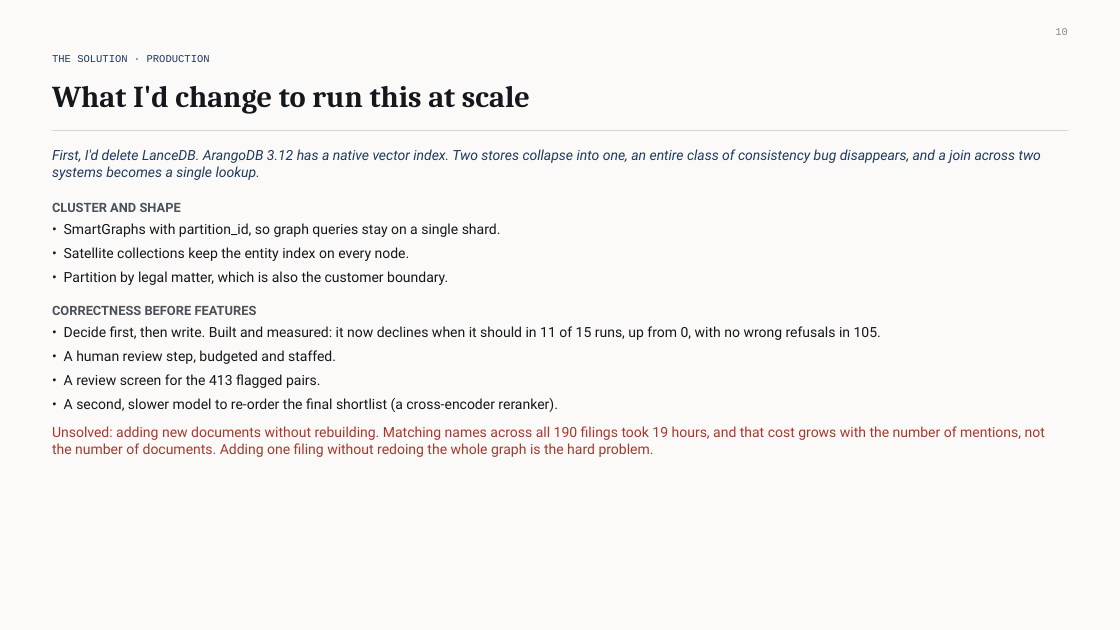
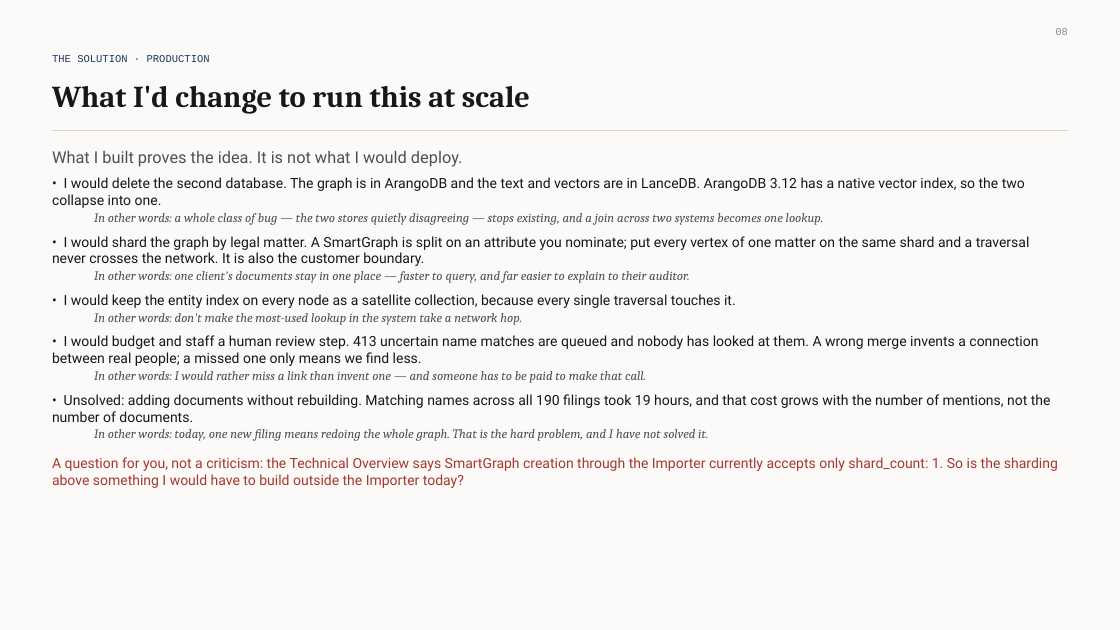
Before and after one commit to extempore66/graph-rag-llm-legal-docs, a slide deck: slide 9 of presos/Graph_RAG_Interview_Deck.pptx (slide 11 before the commit). Drawn at 1120x630 pixels with LibreOffice and Linux fonts; fonts in the diff are those of the drawing. Boxes give left, top, right and bottom in pixels: in the first picture for what was removed or moved away, otherwise in the second. Text is boxed around its words. In the diff, an @@ line names an element or a change of style, - is before the commit and + after.

```diff
--- a/presos/Graph_RAG_Interview_Deck.pptx
+++ b/presos/Graph_RAG_Interview_Deck.pptx
@@ text at (1055,28,1068,35): text changed @@
-10
+08
@@ text at (52,150,1058,488): text changed @@
-First, I'd delete LanceDB. ArangoDB 3.12 has a native vector index. Two stores collapse into one, an entire class of consistency bug disappears, and a join across two systems becomes a single lookup.
-CLUSTER AND SHAPE
-• SmartGraphs with partition_id, so graph queries stay on a single shard.
-• Satellite collections keep the entity index on every node.
-• Partition by legal matter, which is also the customer boundary.
-CORRECTNESS BEFORE FEATURES
-• Decide first, then write. Built and measured: it now declines when it should in 11 of 15 runs, up from 0, with no wrong refusals in 105.
-• A human review step, budgeted and staffed.
-• A review screen for the 413 flagged pairs.
-• A second, slower model to re-order the final shortlist (a cross-encoder reranker).
-Unsolved: adding new documents without rebuilding. Matching names across all 190 filings took 19 hours, and that cost grows with the number of mentions, not the number of documents. Adding one filing without redoing the whole graph is the hard problem.
+What I built proves the idea. It is not what I would deploy.
+• I would delete the second database. The graph is in ArangoDB and the text and vectors are in LanceDB. ArangoDB 3.12 has a native vector index, so the two collapse into one.
+  In other words: a whole class of bug — the two stores quietly disagreeing — stops existing, and a join across two systems becomes one lookup.
+• I would shard the graph by legal matter. A SmartGraph is split on an attribute you nominate; put every vertex of one matter on the same shard and a traversal never crosses the network. It is also the customer boundary.
+  In other words: one client's documents stay in one place — faster to query, and far easier to explain to their auditor.
+• I would keep the entity index on every node as a satellite collection, because every single traversal touches it.
+  In other words: don't make the most-used lookup in the system take a network hop.
+• I would budget and staff a human review step. 413 uncertain name matches are queued and nobody has looked at them. A wrong merge invents a connection between real people; a missed one only means we find less.
+  In other words: I would rather miss a link than invent one — and someone has to be paid to make that call.
+• Unsolved: adding documents without rebuilding. Matching names across all 190 filings took 19 hours, and that cost grows with the number of mentions, not the number of documents.
+  In other words: today, one new filing means redoing the whole graph. That is the hard problem, and I have not solved it.
+A question for you, not a criticism: the Technical Overview says SmartGraph creation through the Importer currently accepts only shard_count: 1. So is the sharding above something I would have to build outside the Importer today?
```
Also in this commit, not shown: 8 other slides changed, 2 slides removed, 2 other files.
